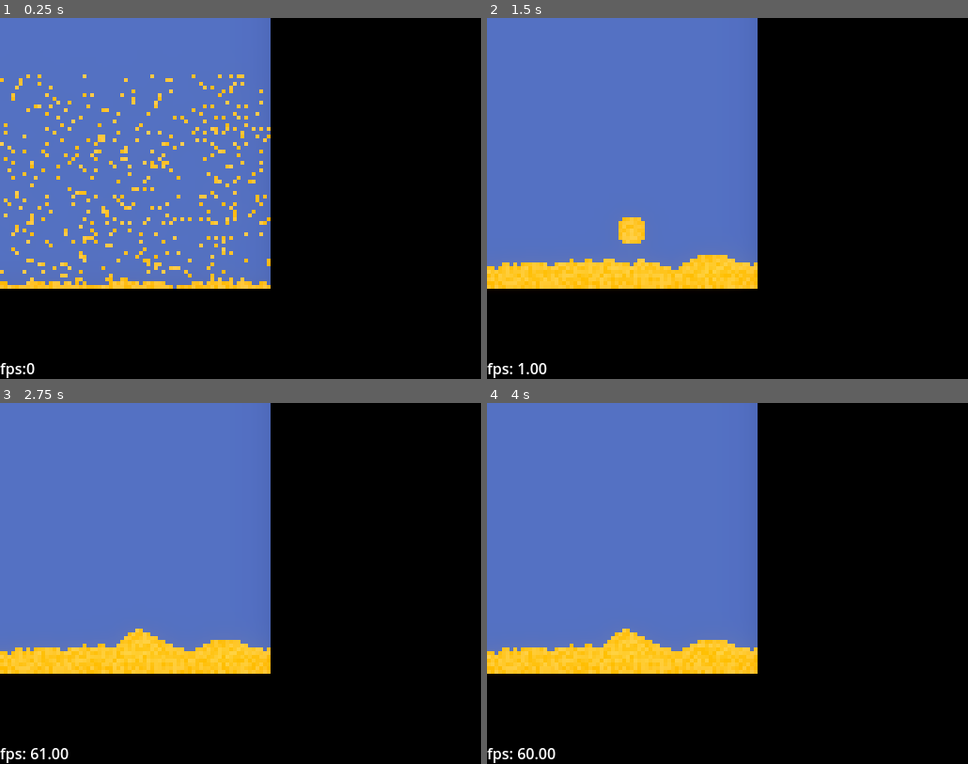
Above: before the commit, frames 1-4 (two rows, left to right).
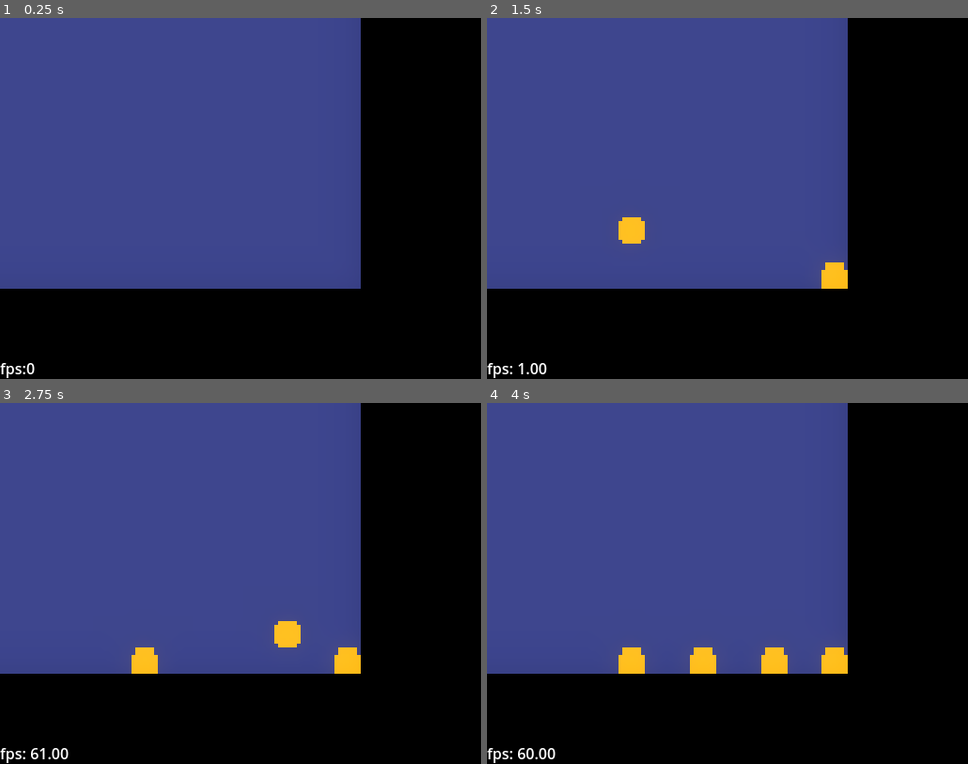
Above: after the commit, the same moments.

Repository: kiwijuice56/sand-spoon
Game: Godot game, scene res://main/main.tscn
Same seed, same stepped clock (60 frames per second), same inputs: the game is played once before the commit and once after it.
Inputs (mouse positions are in pixels of both pictures, inside the frame that each line leads up to):
- Up to frame 1 (0.25 s): no input
- Up to frame 2 (1.5 s): move the mouse to (833, 180) at 0.52 s; click (833, 180) at 0.67 s; move the mouse to (631, 216) at 1.27 s; click (631, 216) at 1.42 s
- Up to frame 3 (2.75 s): move the mouse to (288, 504) at 2.02 s; click (288, 504) at 2.17 s
- Up to frame 4 (4 s): move the mouse to (703, 655) at 2.77 s; click (703, 655) at 2.92 s; tap Enter at 3.5 s; move the mouse to (871, 637) at 3.52 s; click (871, 637) at 3.67 s

The runs differ from the first frame. In frame 1, 56% of the frame differs, in the area x 0-75%, y 0-75%; in frame 2, 56%; in frame 3, 56%; in frame 4, 56%.

Commit message:
Refactored to eliminate duplicate resources

Diff:
--- a/main/main.tscn
+++ b/main/main.tscn
@@ -1,8 +1,12 @@
-[gd_scene load_steps=5 format=3 uid="uid://0hq7inj0b37n"]
+[gd_scene load_steps=9 format=3 uid="uid://0hq7inj0b37n"]
 
 [ext_resource type="Script" path="res://main/simulation/simulation.gd" id="1_7t74s"]
-[ext_resource type="Texture2D" uid="uid://s38imvofuc3v" path="res://main/ui/canvas.png" id="1_ygrpl"]
+[ext_resource type="Texture2D" uid="uid://bk28kx0cd1bcc" path="res://main/ui/canvas.png" id="1_ygrpl"]
+[ext_resource type="Script" path="res://main/simulation/element/element.gd" id="3_2pemr"]
+[ext_resource type="Script" path="res://main/painter/painter.gd" id="3_3diiu"]
 [ext_resource type="PackedScene" uid="uid://cly3oo4u8jasx" path="res://main/ui/fps_label/fps_label.tscn" id="3_54ca0"]
+[ext_resource type="Resource" uid="uid://ywlrps0jvghj" path="res://main/simulation/element/empty/empty.tres" id="4_oq8j5"]
+[ext_resource type="Resource" uid="uid://bpc02af8uq6kh" path="res://main/simulation/element/sand/sand.tres" id="5_57l7a"]
 
 [sub_resource type="Environment" id="Environment_f0vau"]
 background_mode = 3
@@ -15,7 +19,7 @@
 environment = SubResource("Environment_f0vau")
 
 [node name="Simulation" type="TextureRect" parent="."]
-offset_right = 72.0
+offset_right = 96.0
 offset_bottom = 72.0
 scale = Vector2(4, 4)
 size_flags_horizontal = 0
@@ -23,8 +27,12 @@
 texture = ExtResource("1_ygrpl")
 stretch_mode = 2
 script = ExtResource("1_7t74s")
-width = 72
-height = 72
+simulation_size = Vector2(96, 72)
+elements = Array[ExtResource("3_2pemr")]([ExtResource("4_oq8j5"), ExtResource("5_57l7a")])
+
+[node name="Painter" type="Node" parent="Simulation" node_paths=PackedStringArray("sim")]
+script = ExtResource("3_3diiu")
+sim = NodePath("..")
 
 [node name="FPSLabel" parent="." instance=ExtResource("3_54ca0")]
 anchors_preset = 2
--- /dev/null
+++ b/main/painter/painter.gd
@@ -0,0 +1,20 @@
+class_name Painter extends Node
+
+@export var sim: Simulation
+
+func _input(_event: InputEvent) -> void:
+	if Input.is_mouse_button_pressed(MOUSE_BUTTON_LEFT):
+		var mouse_position: Vector2 = get_viewport().get_mouse_position() / sim.scale
+		var row: int = int(mouse_position.y)
+		var col: int = int(mouse_position.x)
+		paint_circle(row, col, 4, "sand")
+
+func paint_circle(center_row: int, center_col: int, radius: float, element_name: String) -> void:
+	if not sim.in_bounds(center_row, center_col):
+		return
+	for row in range(-radius, radius + 1):
+		for col in range(-radius, radius + 1):
+			if row * row + col * col < radius * radius:
+				if not sim.in_bounds(row + center_row, col + center_col):
+					continue
+				sim.set_element(row + center_row, col + center_col, element_name)
--- /dev/null
+++ b/main/simulation/element/element.gd
@@ -0,0 +1,10 @@
+class_name Element extends Resource
+
+@export var unique_name: String
+@export var color: Color
+
+func process(_sim: Simulation, _row: int, _col: int) -> void:
+	pass
+
+func get_color(_sim: Simulation, _row: int, _col: int) -> Color:
+	return color
--- /dev/null
+++ b/main/simulation/element/empty/empty.gd
@@ -0,0 +1 @@
+class_name Empty extends Element
--- /dev/null
+++ b/main/simulation/element/empty/empty.tres
@@ -0,0 +1,8 @@
+[gd_resource type="Resource" script_class="Empty" load_steps=2 format=3 uid="uid://ywlrps0jvghj"]
+
+[ext_resource type="Script" path="res://main/simulation/element/empty/empty.gd" id="1_m73bc"]
+
+[resource]
+script = ExtResource("1_m73bc")
+unique_name = "empty"
+color = Color(0.221164, 0.249665, 0.504939, 1)
--- /dev/null
+++ b/main/simulation/element/sand/sand.gd
@@ -0,0 +1,5 @@
+class_name Sand extends Element
+
+func process(sim: Simulation, row: int, col: int) -> void:
+	if sim.in_bounds(row + 1, col) and sim.get_element(row + 1, col) == "empty":
+		sim.swap(row, col, row + 1, col)
--- /dev/null
+++ b/main/simulation/element/sand/sand.tres
@@ -0,0 +1,8 @@
+[gd_resource type="Resource" script_class="Sand" load_steps=2 format=3 uid="uid://bpc02af8uq6kh"]
+
+[ext_resource type="Script" path="res://main/simulation/element/sand/sand.gd" id="1_bvfnp"]
+
+[resource]
+script = ExtResource("1_bvfnp")
+unique_name = "sand"
+color = Color(1, 0.718167, 0.11, 1)
--- a/main/simulation/particle/empty/empty.gd
+++ /dev/null
@@ -1,4 +0,0 @@
-class_name Empty extends Particle
-
-func _init():
-	color = Color(0.3, 0.4, 0.7)
--- a/main/simulation/particle/particle.gd
+++ /dev/null
@@ -1,6 +0,0 @@
-class_name Particle extends Resource
-
-var color: Color
-
-func process(_sim: Simulation, _row: int, _col: int) -> void:
-	pass
--- a/main/simulation/particle/sand/sand.gd
+++ /dev/null
@@ -1,14 +0,0 @@
-class_name Sand extends Particle
-
-func _init() -> void:
-	color = Color("#fcb103").lightened(randf_range(0.0, 0.25))
-
-func process(sim: Simulation, row: int, col: int) -> void:
-	if sim.in_bounds(row + 1, col) and sim.get_particle(row + 1, col) is Empty:
-		sim.swap(row, col, row + 1, col)
-	var dir: int = 1 if sim.rand() < 0.5 else -1
-	if sim.in_bounds(row + 1, col + dir) and sim.get_particle(row + 1, col + dir) is Empty:
-		sim.swap(row, col, row + 1, col + dir)
-	dir = 1 - dir
-	if sim.in_bounds(row + 1, col + dir) and sim.get_particle(row + 1, col + dir) is Empty:
-		sim.swap(row, col, row + 1, col + dir)
--- a/main/simulation/simulation.gd
+++ b/main/simulation/simulation.gd
@@ -1,61 +1,64 @@
 class_name Simulation extends TextureRect
 
-@export var width: int
-@export var height: int
-var data: Array[Particle]
+@export var simulation_size: Vector2
+@export var elements: Array[Element]
+
+static var name_id_map: Dictionary
+static var id_name_map: PackedStringArray
+
+var cell_id: PackedByteArray
+var width: int
+var height: int
 
 func _ready() -> void:
-	data = []
-	data.resize(width * height)
-	for i in range(len(data)):
-		if randf() < 0.1:
-			data[i] = Sand.new()
-		else:
-			data[i] = Empty.new()
+	width = int(simulation_size.x)
+	height = int(simulation_size.y)
+
+	name_id_map = {}
+	for i in range(len(elements)):
+		name_id_map[elements[i].unique_name] = i
+		id_name_map.append(elements[i].unique_name)
+
+	cell_id = []
+	cell_id.resize(width * height)
 
 func _draw() -> void:
 	for i in range(width * height):
 		var row: int = i / width
 		var col: int = i % width
 
-		draw_rect(Rect2(col, row, 1, 1), data[i].color)
-
-func _input(_event: InputEvent) -> void:
-	if Input.is_mouse_button_pressed(MOUSE_BUTTON_LEFT):
-		var mouse_position: Vector2 = get_viewport().get_mouse_position() / scale
-		var row: int = int(mouse_position.y)
-		var col: int = int(mouse_position.x)
-		paint_circle(row, col, 4, Sand.new())
+		draw_rect(Rect2(col, row, 1, 1), elements[cell_id[i]].get_color(self, row, col))
 
 func _process(_delta: float) -> void:
 	for i in range(width * height - 1, -1, -1):
 		var row: int = i / width
 		var col: int = i % width
 
-		data[i].process(self, row, col)
+		elements[cell_id[i]].process(self, row, col)
 	queue_redraw()
 
-func paint_circle(center_row: int, center_col: int, radius: float, type: Particle) -> void:
-	if not in_bounds(center_row, center_col):
-		return
-	for row in range(-radius, radius + 1):
-		for col in range(-radius, radius + 1):
-			if row * row + col * col < radius * radius:
-				set_particle(row + center_row, col + center_col, type.duplicate())
+func _get_cell_id(row: int, col: int) -> int:
+	return cell_id[row * width + col]
 
-func get_particle(row: int, col: int) -> Particle:
-	return data[row * width + col]
+func _set_cell_id(row: int, col: int, element_id: int) -> void:
+	cell_id[row * width + col] = element_id
 
-func set_particle(row: int, col: int, particle: Particle) -> void:
-	data[row * width + col] = particle
+func get_element_resource(element_name: String) -> Element:
+	return elements[name_id_map[element_name]]
+
+func get_element(row: int, col: int) -> String:
+	return id_name_map[_get_cell_id(row, col)]
+
+func set_element(row: int, col: int, element_name: String) -> void:
+	_set_cell_id(row, col, name_id_map[element_name])
 
 func in_bounds(row: int, col: int) -> bool:
 	return row >= 0 and col >= 0 and row < height and col < width
 
-func swap(row1: int, col1: int, row2: int, col2: int) -> void:
-	var temp: Particle = get_particle(row1, col1)
-	set_particle(row1, col1, get_particle(row2, col2))
-	set_particle(row2, col2, temp)
+func swap(row_1: int, col_1: int, row_2: int, col_2: int) -> void:
+	var temp: int = _get_cell_id(row_1, col_1)
+	_set_cell_id(row_1, col_1, _get_cell_id(row_2, col_2))
+	_set_cell_id(row_2, col_2, temp)
 
-func rand() -> float:
+static func random() -> float:
 	return randf()
--- a/project.godot
+++ b/project.godot
@@ -17,7 +17,6 @@
 
 [debug]
 
-settings/stdout/print_fps=true
 gdscript/warnings/integer_division=0
 
 [display]
Binary file changed: main/ui/canvas.png
Not shown, changed: main/ui/canvas.png.import
